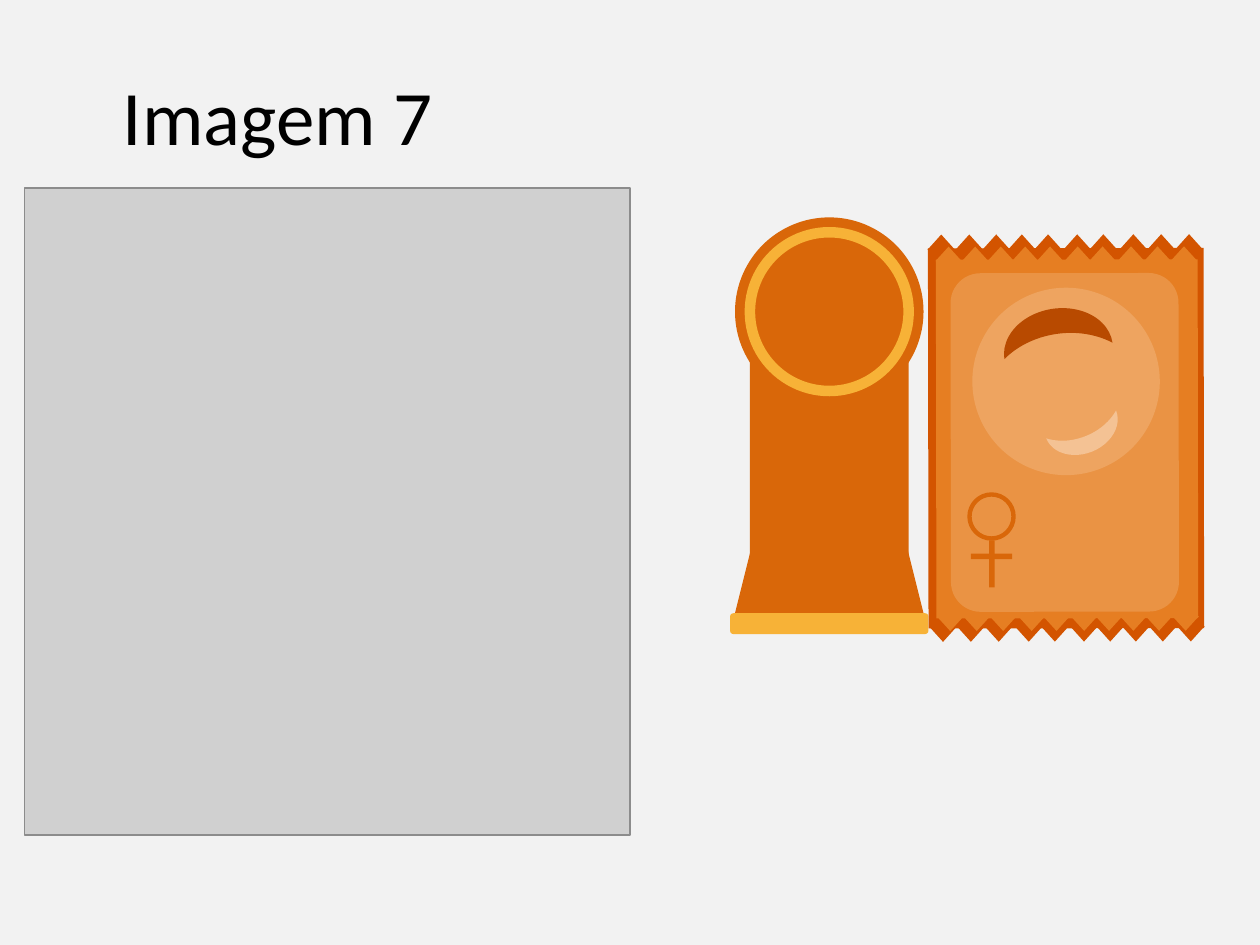
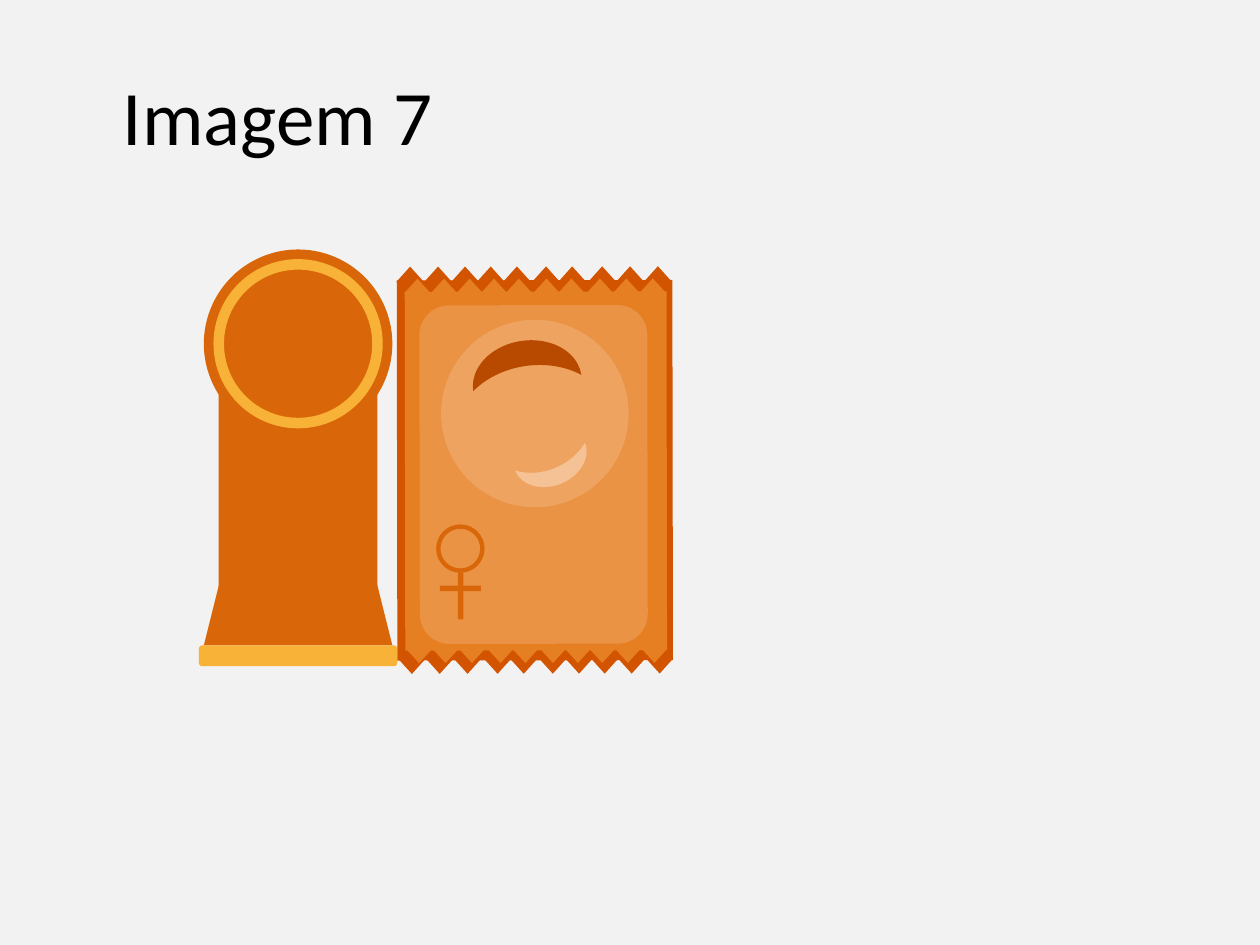
Before and after one commit to gustavogitzel/Discussex, a slide deck: slide 7 of Rascunhos/Imagens PrevContracep.pptx (slide 6 before the commit). Drawn at 1260x945 pixels with LibreOffice and Linux fonts; fonts in the diff are those of the drawing; grey boxes stand for pictures. Boxes give left, top, right and bottom in pixels: in the first picture for what was removed or moved away, otherwise in the second. Text is boxed around its words. In the diff, an @@ line names an element or a change of style, - is before the commit and + after.

```diff
--- a/Rascunhos/Imagens PrevContracep.pptx
+++ b/Rascunhos/Imagens PrevContracep.pptx
@@ picture removed at box(25, 188, 630, 835) @@
@@ 21 triangles, 3 rectangles, 2 rounded rectangles, 1 trapezoid, 1 ellipse, 1 moon, 1 freeform shape: place and size @@
-21 triangles, 3 rectangles, 2 rounded rectangles, 1 trapezoid, 1 ellipse, 1 moon, 1 freeform shape at box(730, 218, 1205, 641)
+21 triangles, 3 rectangles, 2 rounded rectangles, 1 trapezoid, 1 ellipse, 1 moon, 1 freeform shape at box(199, 249, 673, 673)
@@ 19 triangles, 2 ellipses, 2 rectangles, 1 moon: place and size @@
-19 triangles, 2 ellipses, 2 rectangles, 1 moon at box(750, 232, 1172, 641)
+19 triangles, 2 ellipses, 2 rectangles, 1 moon at box(219, 265, 641, 674)
```
Also in this commit, not shown: 14 other slides changed, 4 slides added.
